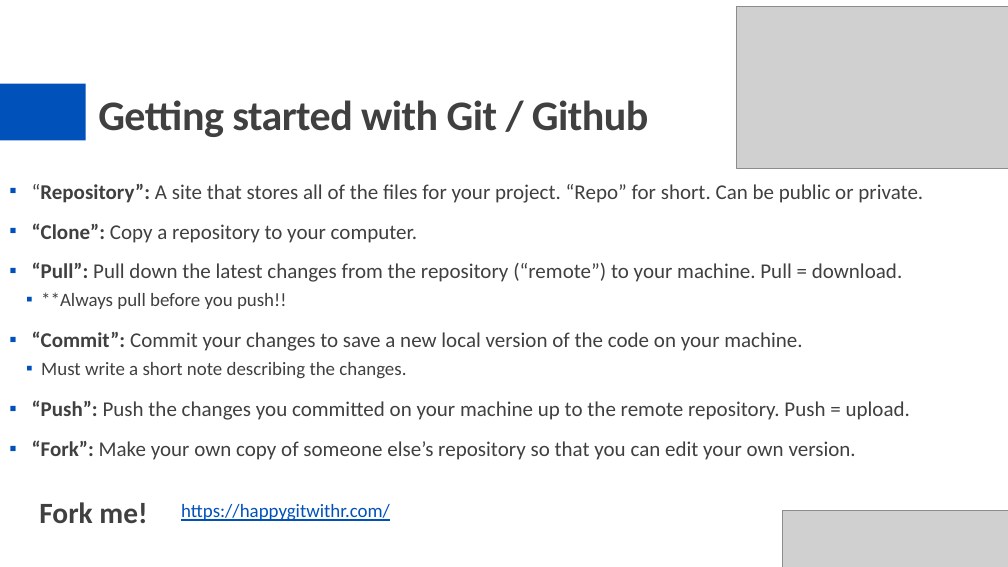
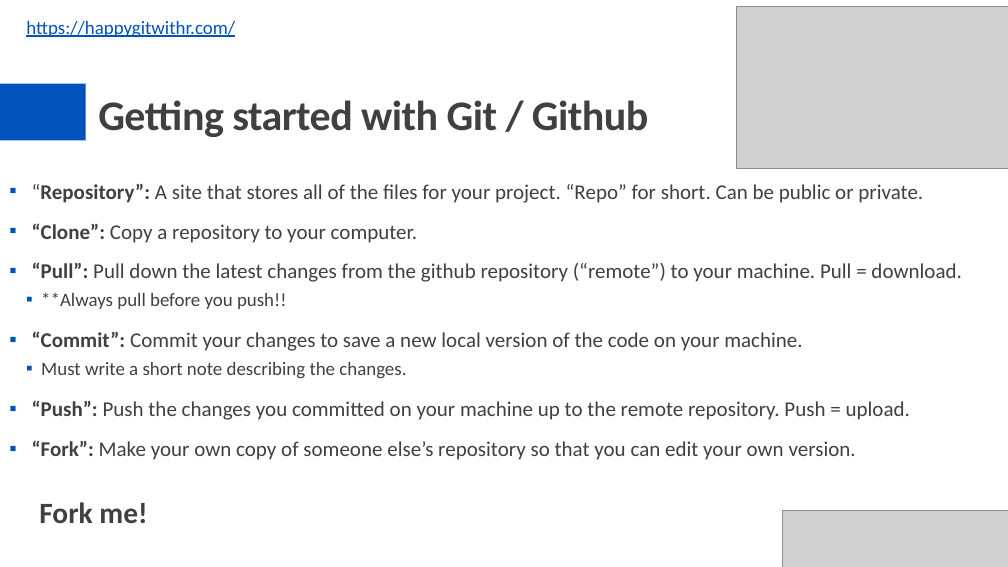
Before and after one commit to eweisbrod/example-project, a slide deck: slide 6 of slides.pptx. Drawn at 1008x567 pixels with LibreOffice and Linux fonts; fonts in the diff are those of the drawing; grey boxes stand for pictures. Boxes give left, top, right and bottom in pixels: in the first picture for what was removed or moved away, otherwise in the second. Text is boxed around its words. In the diff, an @@ line names an element or a change of style, - is before the commit and + after.

```diff
--- a/slides.pptx
+++ b/slides.pptx
@@ text "https://happygitwithr.com/": place and size @@
-text "https://happygitwithr.com/" at [181, 504, 390, 521]
+text "https://happygitwithr.com/" at [26, 21, 235, 38]
@@ text at [32, 262, 961, 282]: text changed @@
-▪ “Pull”: Pull down the latest changes from the repository (“remote”) to your machine. Pull = download.
+▪ “Pull”: Pull down the latest changes from the github repository (“remote”) to your machine. Pull = download.
```
Also in this commit, not shown: 5 other slides changed, 1 slide added.
